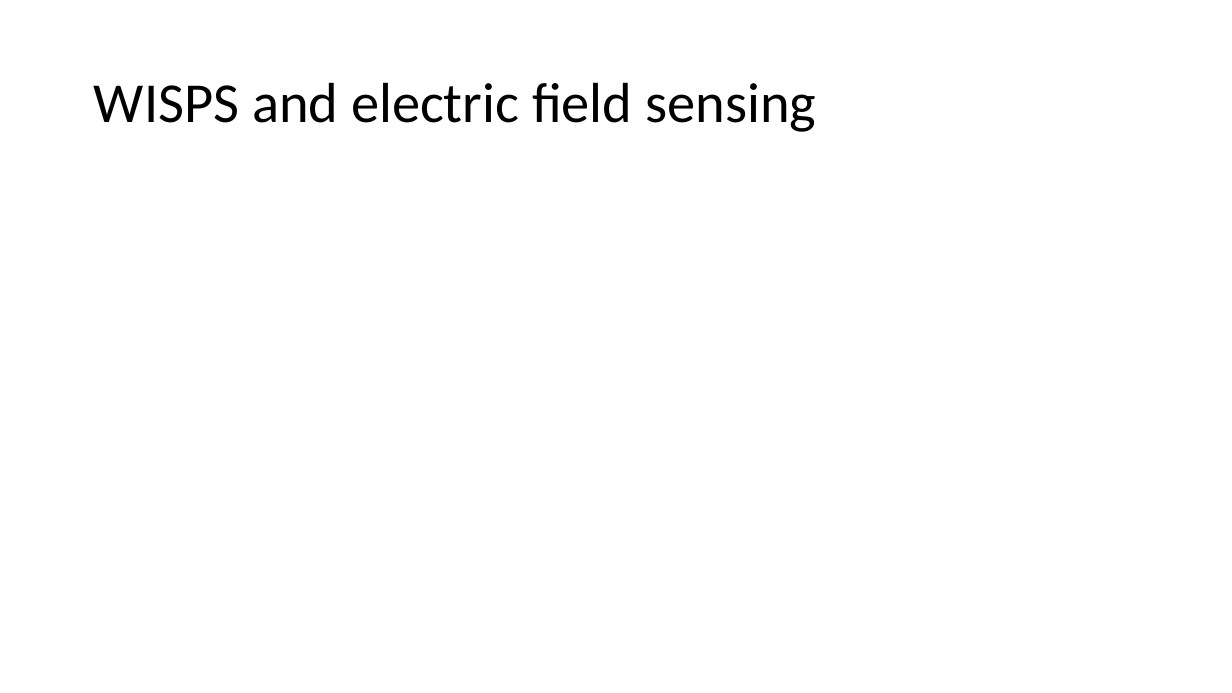
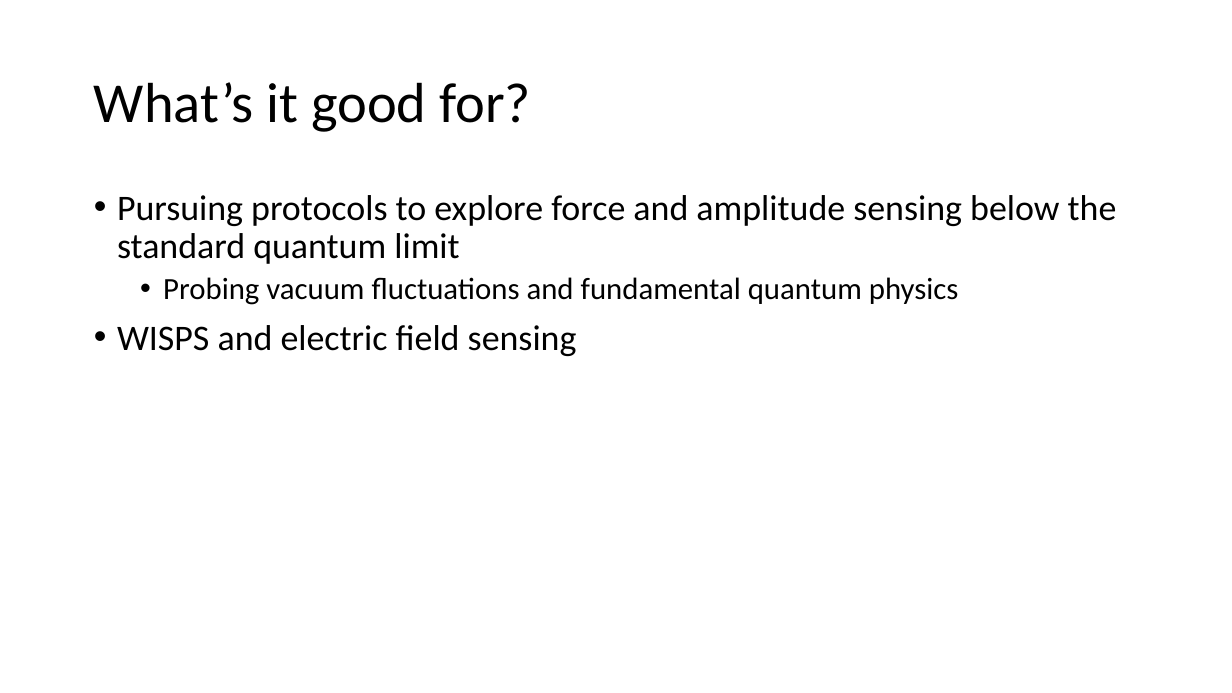
Before and after one commit to kgilmo/amplitude_sensing_paper, a slide deck: slide 13 of amplitude_sensing_penning.pptx. Drawn at 1232x693 pixels with LibreOffice and Linux fonts; fonts in the diff are those of the drawing. Boxes give left, top, right and bottom in pixels: in the first picture for what was removed or moved away, otherwise in the second. Text is boxed around its words. In the diff, an @@ line names an element or a change of style, - is before the commit and + after.

```diff
--- a/amplitude_sensing_penning.pptx
+++ b/amplitude_sensing_penning.pptx
@@ title at [94, 82, 531, 132]: text changed @@
-WISPS and electric field sensing
+What’s it good for?
@@ text added at [117, 195, 1117, 356], 28 pt, text #000000 @@
+• Pursuing protocols to explore force and amplitude sensing below the standard quantum limit
+  • Probing vacuum fluctuations and fundamental quantum physics
+• WISPS and electric field sensing
```
Also in this commit, not shown: 7 other slides changed, 3 slides added, 6 other files.
